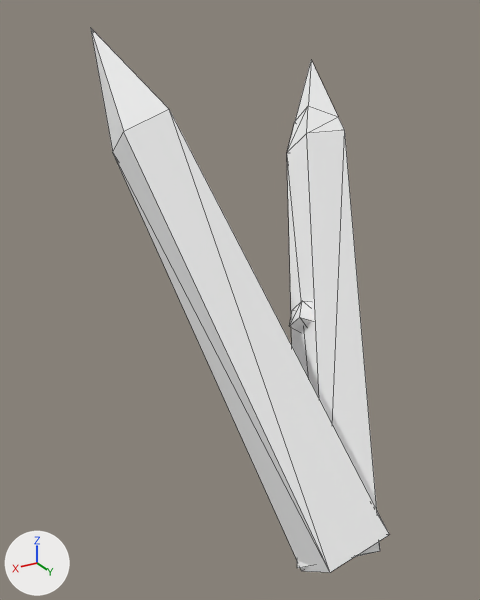
The glTF model assets/synty/simple_fantasy/models/SF_Prop_Goblin_Spike_02.glb as it was, and as the next commit left it.
Rendered twice from a 50 mm lens placed at (0.0345, 0.0427, 0.047), pointed at (0.0004, -0.014, 0.0186). Arrows for +X, +Y and +Z are at lower left; the lights stay in place. Mesh edges are drawn as thin lines.

Names of what the first picture shows: 'SF_Prop_Goblin_Spike_02'.
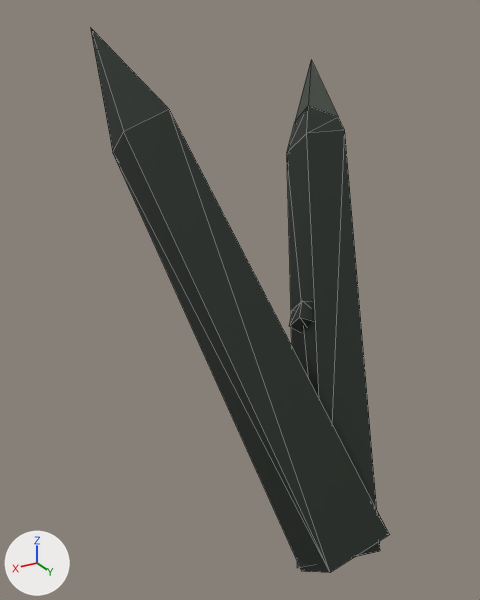
Changed parts and their boxes (x1, y1, x2, y2) in the pictures (480 x 600 px):
'SF_Prop_Goblin_Spike_02', surface changed (white to black)
    both: (90, 27, 389, 573)

Edits to the bpy script that builds the scene:
```text
Add img_undead_footman_01:
    img_undead_footman_01 = load_image('Undead_Footman_01', '_unpacked/Undead_Footman_01', 512, 512, 'sRGB')
Change mat_lambert1:
    add n3 = _N.new('ShaderNodeMix'); n3.name = 'Mix'
    add n3.data_type = 'RGBA'
    add n3.blend_type = 'MULTIPLY'
    add n3.inputs[0].default_value = 1.0  # 'Factor'
    add n4 = _N.new('ShaderNodeTexImage'); n4.name = 'Image Texture'
    add n4.image = img_undead_footman_01
    where n2 = _N.new('ShaderNodeVertexColor'); n2.name = 'Color Attribute'
    where n0 = _N.new('ShaderNodeBsdfPrincipled'); n0.name = 'Principled BSDF'
    remove _L.new(n2.outputs[0], n0.inputs[0])  # 'Color' to 'Base Color'
    add _L.new(n3.outputs[2], n0.inputs[0])  # 'Result' to 'Base Color'
    add _L.new(n2.outputs[0], n3.inputs[7])  # 'Color' to 'B'
    add _L.new(n4.outputs[0], n3.inputs[6])  # 'Color' to 'A'
```
